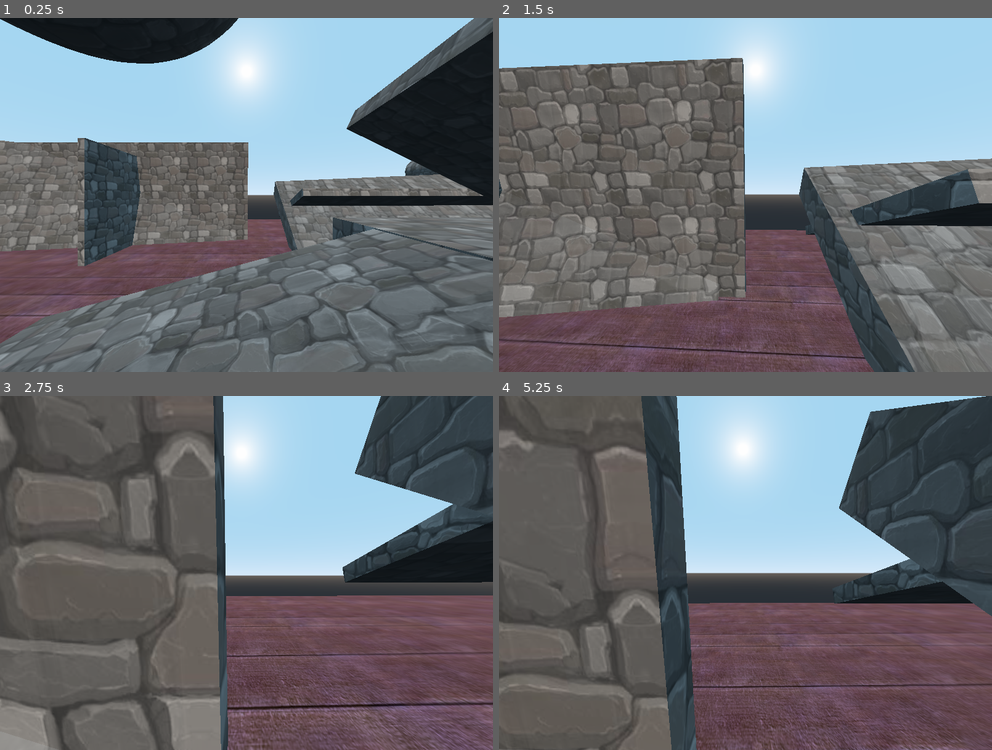
Above: before the commit, frames 1-4 (two rows, left to right).
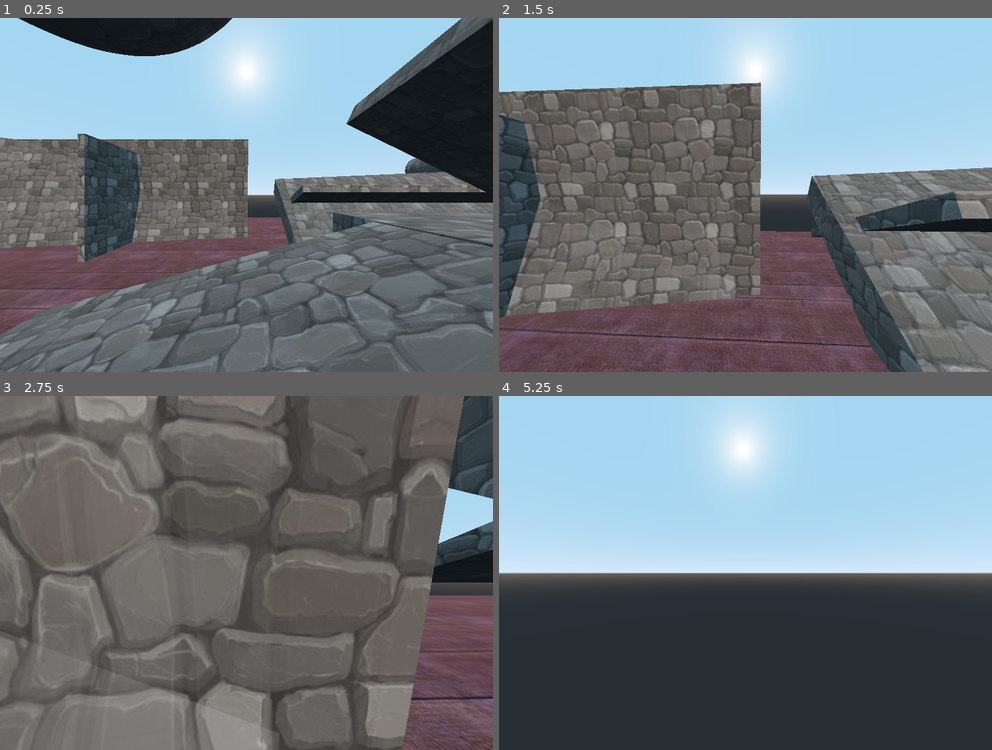
Above: after the commit, the same moments.

Repository: PL3B3/melonmindset
Game: Godot game, scene res://map/Goodwater.tscn
Two runs of this game, one before a commit and one after it. Both use one fixed random seed, a clock stepped at 60 frames per second and the inputs below. This scene is started directly instead of the project's main scene.
Inputs (mouse positions are in pixels of both pictures, inside the frame that each line leads up to):
- Up to frame 1 (0.25 s): no input
- Up to frame 2 (1.5 s): move the mouse to (770, 195) at 0.52 s; press the mouse at (770, 195) at 0.53 s; hold W (move_forward) from 0.53 s (still down); tap Space (jump) at 0.77, 0.8, 1.07, 1.35 s; move the mouse to (720, 195) at 1.27 s; release the mouse at (720, 195) at 1.28 s
- Up to frame 3 (2.75 s): keep holding W (move_forward); tap Space (jump) at 1.52, 1.82, 2.3 s; click (221, 573) at 1.55 s; move the mouse to (256, 565) at 2.02 s; press the mouse at (256, 565) at 2.03 s
- Up to frame 4 (5.25 s): keep holding W (move_forward); move the mouse to (740, 580) at 2.77 s; release the mouse at (740, 580) at 2.78 s; tap E (signature_ability) at 2.85 s; tap Space (jump) at 3.02, 3.32, 3.77, 3.8, 4.07, 4.35, 4.52, 4.82 s; click (740, 580) at 3.05 s; move the mouse to (780, 576) at 3.52 s; press the mouse at (780, 576) at 3.53 s; move the mouse to (706, 569) at 4.27 s; release the mouse at (706, 569) at 4.28 s; click (706, 569) at 4.55 s; move the mouse to (750, 573) at 5.02 s; press the mouse at (750, 573) at 5.03 s

The runs differ from the first frame. In frame 1, 16% of the frame differs, in the area x 0-100%, y 0-100%; in frame 2, 25%; in frame 3, 56%; in frame 4, 73%.

Commit message:
+ Air strafing + Simplify movement code + Map revised

Diff:
--- a/Player.gd
+++ b/Player.gd
@@ -6,17 +6,15 @@
 
 # ----------------------------------------------------------------Input settings
 var mouse_sensitivity := 0.05
-var jump_try_ticks_default := 7
 var last_physics_frame_position = Vector3()
 
 # -------------------------------------------------------------Movement Settings
 var velocity = Vector3()
 var speed := 10.0
-var accel := 16.0
-var accel_air := 2.0
+var accel_air := 4.0
 var accel_ground := 16.0
-var jump_height := 4.0
-var jump_duration := 0.4
+var jump_height := 3.5
+var jump_duration := 0.35
 var gravity := (2.0 * jump_height) / (pow(jump_duration, 2))
 var jump_force := gravity * jump_duration
 var ground_snap = 100
@@ -32,7 +30,9 @@
 			camera.rotation_degrees.x - (event.relative.y * mouse_sensitivity), -90.0, 90.0
 		)
 	elif event.is_action_pressed("click"):
-		pass
+		velocity -= 20 * visual_root.global_transform.basis.z
+		velocity.y += 40
+
 	elif event.is_action_pressed("toggle_mouse_mode"):
 		if Input.get_mouse_mode() == Input.MOUSE_MODE_CAPTURED:
 			Input.set_mouse_mode(Input.MOUSE_MODE_VISIBLE)
@@ -45,28 +45,27 @@
 		transform.origin, Engine.get_physics_interpolation_fraction())
 
 func _physics_process(delta):
+	print(h_vel(velocity))
 	var input_z = Input.get_action_strength("move_backward") - Input.get_action_strength("move_forward")
 	var input_x = Input.get_action_strength("move_right") - Input.get_action_strength("move_left")
 	var z_movement = visual_root.global_transform.basis.z * input_z
 	var x_movement = visual_root.global_transform.basis.x * input_x
-	# var target_velocity = speed * (z_movement + x_movement).normalized()
-	# target_velocity.y = velocity.y
-	# velocity = velocity.linear_interpolate(target_velocity, accel * delta)
 	var dv = (z_movement + x_movement).normalized()
-	var dot_speed = velocity.dot(dv)
 	if is_on_floor():
-		accel = accel_ground
 		velocity = velocity.linear_interpolate(dv * speed, accel_ground * delta)
+		if velocity.length() > speed: velocity = velocity.normalized() * speed
 		# prevents sliding down slopes, makes ramp transitions snappier
 		velocity -= get_floor_normal() * ground_snap * delta
 		if Input.is_action_pressed("jump"):
 			velocity.y = jump_force
 	else:
-		accel = accel_air
-		if dot_speed <= speed:
-			velocity += dv * speed * accel_air * delta
-		else:
-			velocity *= speed / dot_speed
-		velocity.y -= gravity * delta
+		var y_temp = velocity.y
+		velocity.y = 0
+		if velocity.dot(dv) <= speed:
+			velocity += dv * (speed - velocity.dot(dv)) * accel_air * delta
+		velocity.y = y_temp - gravity * delta
 	velocity = move_and_slide(velocity, Vector3.UP)
 	last_physics_frame_position = transform.origin
+
+func h_vel(vec: Vector3):
+	return pow(vec.x, 2) + pow(vec.z, 2)
--- a/Player.tscn
+++ b/Player.tscn
@@ -3,7 +3,6 @@
 [ext_resource path="res://Player.gd" type="Script" id=1]
 
 [sub_resource type="BoxShape" id=1]
-margin = 0.1
 
 [sub_resource type="CubeMesh" id=2]
 
@@ -13,6 +12,7 @@
 uv1_triplanar = true
 
 [node name="Player" type="KinematicBody"]
+collision/safe_margin = 0.01
 script = ExtResource( 1 )
 
 [node name="Collider" type="CollisionShape" parent="."]
--- a/map/BasicMap.tscn
+++ b/map/BasicMap.tscn
@@ -20,109 +20,70 @@
 
 [node name="Geometry" type="Spatial" parent="."]
 
-[node name="Floor" type="StaticBody" parent="Geometry"]
+[node name="Bounds" type="Spatial" parent="Geometry"]
+
+[node name="Floor" type="StaticBody" parent="Geometry/Bounds"]
 transform = Transform( 50, 0, 0, 0, 1, 0, 0, 0, 50, 0, 0, 0 )
 collision_mask = 3
 
-[node name="MeshInstance" type="MeshInstance" parent="Geometry/Floor"]
+[node name="MeshInstance" type="MeshInstance" parent="Geometry/Bounds/Floor"]
 mesh = SubResource( 1 )
 material/0 = ExtResource( 4 )
 
-[node name="CollisionShape" type="CollisionShape" parent="Geometry/Floor"]
+[node name="CollisionShape" type="CollisionShape" parent="Geometry/Bounds/Floor"]
 shape = SubResource( 3 )
 
-[node name="Wall" type="StaticBody" parent="Geometry"]
+[node name="Wall" type="StaticBody" parent="Geometry/Bounds"]
 transform = Transform( 50, 0, 0, 0, 5, 0, 0, 0, 1, 0, 5, -51 )
 
-[node name="MeshInstance" type="MeshInstance" parent="Geometry/Wall"]
+[node name="MeshInstance" type="MeshInstance" parent="Geometry/Bounds/Wall"]
 mesh = SubResource( 1 )
 material/0 = ExtResource( 4 )
 
-[node name="CollisionShape" type="CollisionShape" parent="Geometry/Wall"]
+[node name="CollisionShape" type="CollisionShape" parent="Geometry/Bounds/Wall"]
 shape = SubResource( 3 )
 
-[node name="Wall2" type="StaticBody" parent="Geometry"]
+[node name="Wall2" type="StaticBody" parent="Geometry/Bounds"]
 transform = Transform( 50, 0, 0, 0, 5, 0, 0, 0, 1, 0, 5, 51 )
 
-[node name="MeshInstance" type="MeshInstance" parent="Geometry/Wall2"]
+[node name="MeshInstance" type="MeshInstance" parent="Geometry/Bounds/Wall2"]
 mesh = SubResource( 1 )
 material/0 = ExtResource( 4 )
 
-[node name="CollisionShape" type="CollisionShape" parent="Geometry/Wall2"]
+[node name="CollisionShape" type="CollisionShape" parent="Geometry/Bounds/Wall2"]
 shape = SubResource( 3 )
 
-[node name="Wall3" type="StaticBody" parent="Geometry"]
+[node name="Wall3" type="StaticBody" parent="Geometry/Bounds"]
 transform = Transform( 1, 0, 0, 0, 5, 0, 0, 0, 50, -51, 5, 0 )
 
-[node name="MeshInstance" type="MeshInstance" parent="Geometry/Wall3"]
+[node name="MeshInstance" type="MeshInstance" parent="Geometry/Bounds/Wall3"]
 mesh = SubResource( 1 )
 material/0 = ExtResource( 4 )
 
-[node name="CollisionShape" type="CollisionShape" parent="Geometry/Wall3"]
+[node name="CollisionShape" type="CollisionShape" parent="Geometry/Bounds/Wall3"]
 shape = SubResource( 3 )
 
-[node name="Wall4" type="StaticBody" parent="Geometry"]
+[node name="Wall4" type="StaticBody" parent="Geometry/Bounds"]
 transform = Transform( 1, 0, 0, 0, 5, 0, 0, 0, 50, 51, 5, 0 )
 
-[node name="MeshInstance" type="MeshInstance" parent="Geometry/Wall4"]
+[node name="MeshInstance" type="MeshInstance" parent="Geometry/Bounds/Wall4"]
 mesh = SubResource( 1 )
 material/0 = ExtResource( 4 )
 
-[node name="CollisionShape" type="CollisionShape" parent="Geometry/Wall4"]
-shape = SubResource( 3 )
-
-[node name="Wall5" type="StaticBody" parent="Geometry"]
-transform = Transform( 1, 0, 0, 0, 1, 0, 0, 0, 1, 9, 2, 0 )
-
-[node name="MeshInstance" type="MeshInstance" parent="Geometry/Wall5"]
-mesh = SubResource( 1 )
-material/0 = ExtResource( 4 )
-
-[node name="CollisionShape" type="CollisionShape" parent="Geometry/Wall5"]
-shape = SubResource( 3 )
-
-[node name="Wall6" type="StaticBody" parent="Geometry"]
-transform = Transform( 1, 0, 0, 0, 2, 0, 0, 0, 1, 7, 3, 0 )
-
-[node name="MeshInstance" type="MeshInstance" parent="Geometry/Wall6"]
-mesh = SubResource( 1 )
-material/0 = ExtResource( 4 )
-
-[node name="CollisionShape" type="CollisionShape" parent="Geometry/Wall6"]
-shape = SubResource( 3 )
-
-[node name="Wall7" type="StaticBody" parent="Geometry"]
-transform = Transform( 4, 0, 0, 0, 2, 0, 0, 0, 4, 5, 3, -11 )
-
-[node name="MeshInstance" type="MeshInstance" parent="Geometry/Wall7"]
-mesh = SubResource( 1 )
-material/0 = ExtResource( 4 )
-
-[node name="CollisionShape" type="CollisionShape" parent="Geometry/Wall7"]
-shape = SubResource( 3 )
-
-[node name="Wall8" type="StaticBody" parent="Geometry"]
-transform = Transform( 7.65013, 0.517638, 0, -2.04985, 1.93185, 0, 0, 0, 4, 16.1721, 0.993118, -11 )
-
-[node name="MeshInstance" type="MeshInstance" parent="Geometry/Wall8"]
-mesh = SubResource( 1 )
-material/0 = ExtResource( 4 )
-
-[node name="CollisionShape" type="CollisionShape" parent="Geometry/Wall8"]
-shape = SubResource( 3 )
-
-[node name="Wall9" type="StaticBody" parent="Geometry"]
-transform = Transform( 4, 0, 0, 0, 1.73205, 2, 0, -1, 3.4641, 4.99469, 1.26541, -17.4807 )
-
-[node name="MeshInstance" type="MeshInstance" parent="Geometry/Wall9"]
-mesh = SubResource( 1 )
-material/0 = ExtResource( 4 )
-
-[node name="CollisionShape" type="CollisionShape" parent="Geometry/Wall9"]
+[node name="CollisionShape" type="CollisionShape" parent="Geometry/Bounds/Wall4"]
 shape = SubResource( 3 )
 
 [node name="Block" parent="Geometry" instance=ExtResource( 1 )]
-transform = Transform( 1, 0, 0, 0, 2, 0, 0, 0, 5, 0, 3, 0 )
+transform = Transform( 8, 0, 0, 0, 2, 0, 0, 0, 8, 0, 2, 0 )
+
+[node name="Block2" parent="Geometry" instance=ExtResource( 1 )]
+transform = Transform( 2, 0, 0, 0, 2, 0, 0, 0, 8, 9, 2, 16 )
+
+[node name="Block3" parent="Geometry" instance=ExtResource( 1 )]
+transform = Transform( 1, 0, 0, 0, 6, 0, 0, 0, 8, -7, 7, 16 )
+
+[node name="Block4" parent="Geometry" instance=ExtResource( 1 )]
+transform = Transform( 0.5, -8.06991, 0, 0.866025, 4.65917, 0, 0, 0, 8, 1.56475, 7.46963, 16 )
 
 [node name="Player" parent="." instance=ExtResource( 2 )]
-transform = Transform( 1, 0, 0, 0, 1, 0, 0, 0, 1, 28.1753, 2.83941, -11.7489 )
+transform = Transform( 1, 0, 0, 0, 1, 0, 0, 0, 1, -0.585993, 6.8488, 0.363338 )
